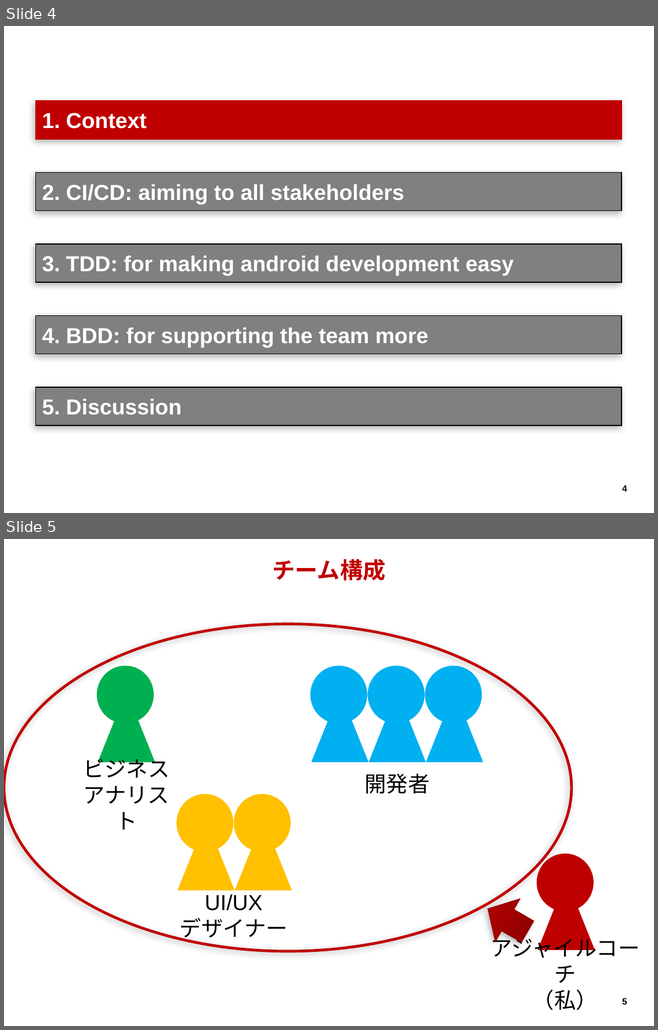
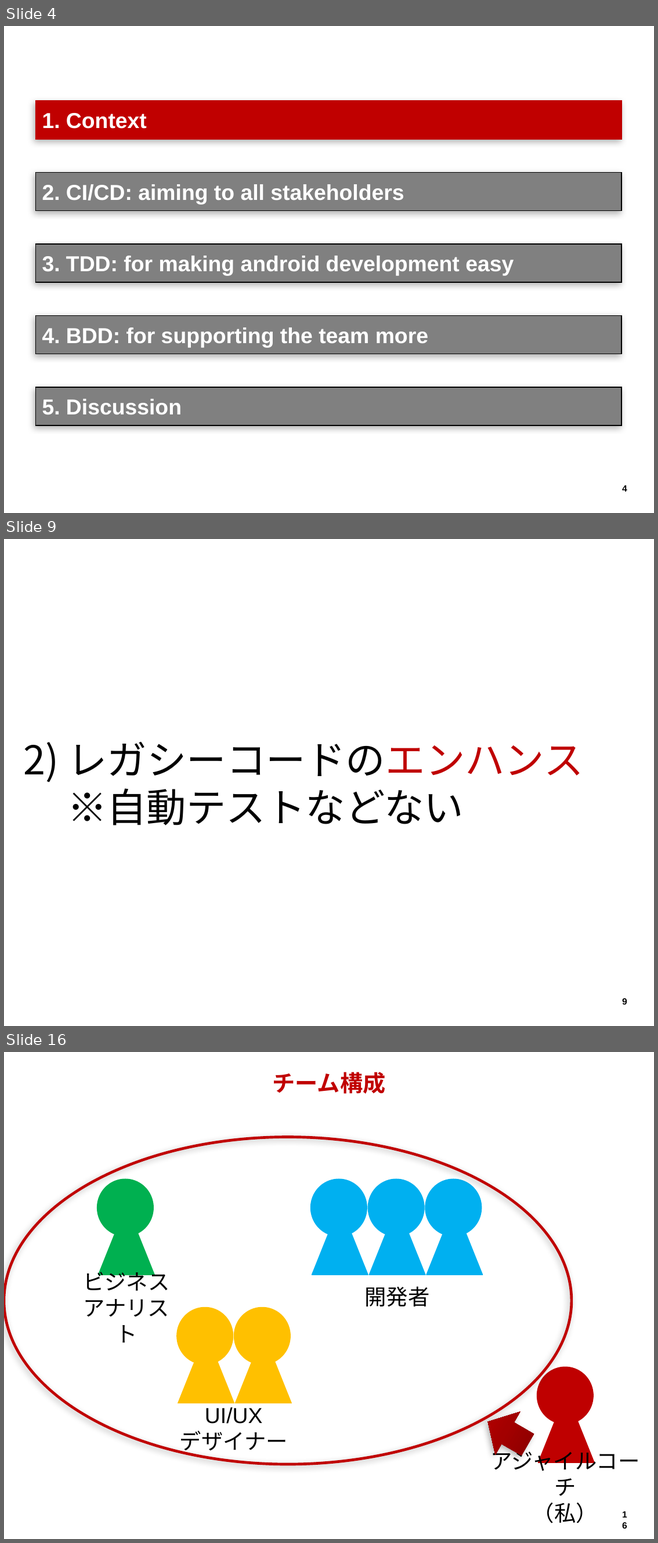
Before and after one commit to hageyahhoo/agile2014, a slide deck: presentations/TechnologyDrivenDevelopment.pptx. Shown one above the other, each under a label of ours: slides 4 and 5 before the commit, slides 4, 9 and 16 after it; the slides between them are not shown. The pictures are 658x1030 and 658x1543 pixels, drawn with LibreOffice and Linux fonts; fonts in the diff are those of the drawing; background and template pictures are left out. Boxes give left, top, right and bottom in pixels: in the first picture for what was removed or moved away, otherwise in the second. Text is boxed around its words. In the diff, an @@ line names an element or a change of style, - is before the commit and + after.

```diff
--- a/presentations/TechnologyDrivenDevelopment.pptx
+++ b/presentations/TechnologyDrivenDevelopment.pptx
@@ slide 9 added at (4, 539, 654, 1026), background #FFFFFF; not listed: 1 template element that a slide beside it also shows @@
@@ text added at (23, 742, 583, 826), 44 pt, text #000000 @@
+2) レガシーコードのエンハンス
+※自動テストなどない
@@ what was slide 5 is now slide 16 @@
@@ page number at (622, 1511, 627, 1529): text changed @@
-5
+16
```
Also in this commit, not shown: 1 slide changed, 10 other slides added.
